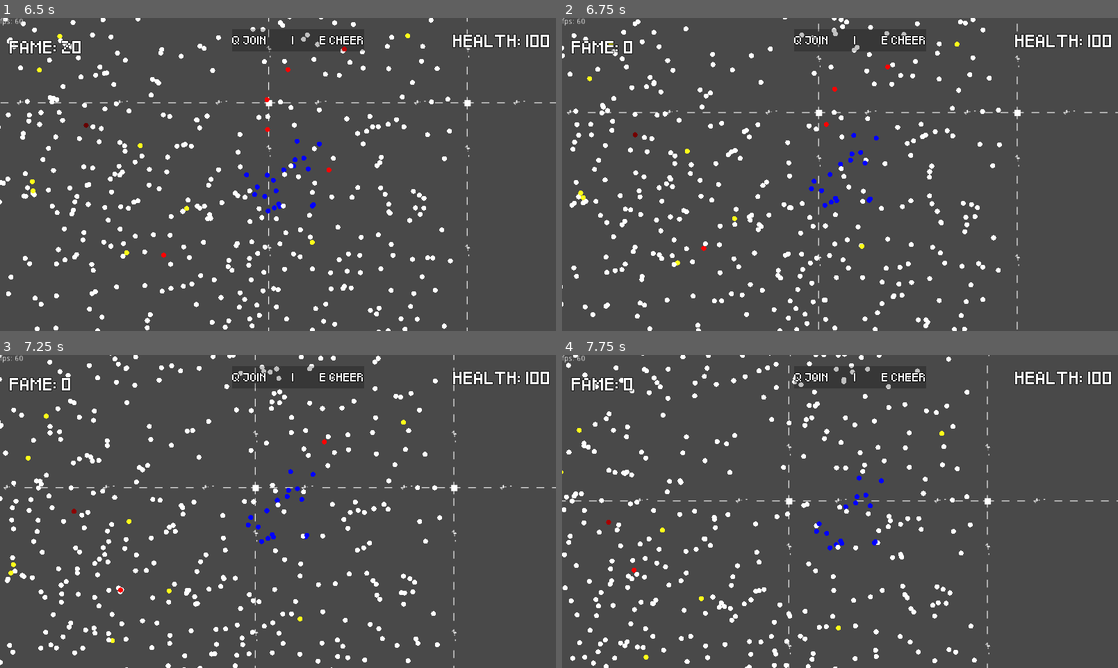
Above: before the commit, frames 1-4 (two rows, left to right).
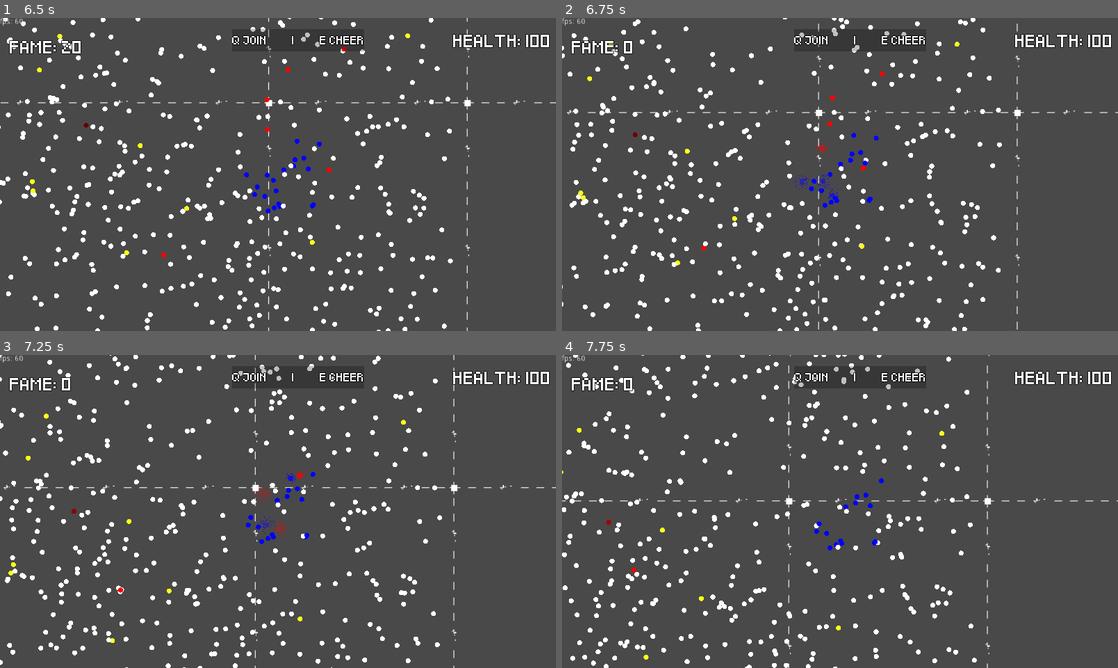
Above: after the commit, the same moments.

Repository: EliasVincent/perestroika
Game: Godot game, scene res://scenes/tests/Main.tscn
The game is run twice, just before and just after one commit, with the same random seed, the same clock (stepped at 60 frames per second) and the same inputs.
Inputs:
- Up to frame 1 (6.5 s): hold D (right) 0.53-1.28 s; tap E (cheer) every 1.5 s from 0.6 to 5.1 s; hold S (down) 1.28-2.03 s; tap Q (join) every 1.5 s from 1.35 to 5.85 s; hold D (right) 2.03-2.78 s; hold W (up) 2.78-3.53 s; hold A (left) 3.53-5.03 s; hold S (down) 5.03-5.78 s; hold D (right) from 5.78 s (still down)
- Up to frame 2 (6.75 s): release D (right) at 6.53 s; hold W (up) from 6.53 s (still down); tap E (cheer) at 6.6 s
- Up to frame 3 (7.25 s): keep holding W (up)
- Up to frame 4 (7.75 s): release W (up) at 7.28 s; hold D (right) from 7.28 s (still down); tap Q (join) at 7.35 s

Frame 1 is identical in both runs. In frame 2, 0.2% of the frame differs, in the area x 41-59%, y 14-58%; in frame 3, 0.1%; in frame 4, less than 0.1%.

Commit message:
battle deaths now display animation

Diff:
--- /dev/null
+++ b/scenes/effects/DefenderDeathParticles.tscn
@@ -0,0 +1,22 @@
+[gd_scene load_steps=2 format=2]
+
+[sub_resource type="Gradient" id=1]
+offsets = PoolRealArray( 0, 0.669492, 1 )
+colors = PoolColorArray( 0.0693359, 0, 1, 1, 0.116211, 0, 1, 1, 1, 1, 1, 0 )
+
+[node name="DefenderDeathParticles" type="CPUParticles2D"]
+scale = Vector2( 8, 8 )
+emitting = false
+amount = 60
+one_shot = true
+speed_scale = 1.5
+explosiveness = 1.0
+randomness = 1.0
+emission_shape = 2
+emission_rect_extents = Vector2( 5, 5 )
+direction = Vector2( 0, 0 )
+spread = 180.0
+gravity = Vector2( 0, 0 )
+initial_velocity = 40.0
+initial_velocity_random = 0.3
+color_ramp = SubResource( 1 )
--- a/scenes/tests/Person.tscn
+++ b/scenes/tests/Person.tscn
@@ -1,9 +1,52 @@
-[gd_scene load_steps=6 format=2]
+[gd_scene load_steps=8 format=2]
 
 [ext_resource path="res://sprites/placeholders/person_placeholder.png" type="Texture" id=1]
 [ext_resource path="res://scenes/tests/PersonBehaviour.gd" type="Script" id=2]
 [ext_resource path="res://sounds/UnitTurnsEvil.wav" type="AudioStream" id=3]
 [ext_resource path="res://scenes/effects/PersonDeathParticles.tscn" type="PackedScene" id=4]
+[ext_resource path="res://scenes/effects/DefenderDeathParticles.tscn" type="PackedScene" id=5]
+
+[sub_resource type="Animation" id=2]
+resource_name = "DefenderDeath"
+length = 0.5
+tracks/0/type = "value"
+tracks/0/path = NodePath("Sprite:self_modulate")
+tracks/0/interp = 1
+tracks/0/loop_wrap = true
+tracks/0/imported = false
+tracks/0/enabled = true
+tracks/0/keys = {
+"times": PoolRealArray( 0, 0.3 ),
+"transitions": PoolRealArray( 1, 1 ),
+"update": 0,
+"values": [ Color( 1, 1, 1, 1 ), Color( 1, 1, 1, 0 ) ]
+}
+tracks/1/type = "method"
+tracks/1/path = NodePath(".")
+tracks/1/interp = 1
+tracks/1/loop_wrap = true
+tracks/1/imported = false
+tracks/1/enabled = true
+tracks/1/keys = {
+"times": PoolRealArray( 0.4 ),
+"transitions": PoolRealArray( 1 ),
+"values": [ {
+"args": [  ],
+"method": "queue_free"
+} ]
+}
+tracks/2/type = "value"
+tracks/2/path = NodePath("DefenderDeathParticles:emitting")
+tracks/2/interp = 1
+tracks/2/loop_wrap = true
+tracks/2/imported = false
+tracks/2/enabled = true
+tracks/2/keys = {
+"times": PoolRealArray( 0 ),
+"transitions": PoolRealArray( 1 ),
+"update": 1,
+"values": [ true ]
+}
 
 [sub_resource type="Animation" id=1]
 resource_name = "PersonDeath"
@@ -67,6 +110,9 @@
 volume_db = -11.7
 
 [node name="AnimationPlayer" type="AnimationPlayer" parent="."]
+anims/DefenderDeath = SubResource( 2 )
 anims/PersonDeath = SubResource( 1 )
 
 [node name="PersonDeathParticles" parent="." instance=ExtResource( 4 )]
+
+[node name="DefenderDeathParticles" parent="." instance=ExtResource( 5 )]
--- a/scenes/tests/PersonBehaviour.gd
+++ b/scenes/tests/PersonBehaviour.gd
@@ -128,3 +128,6 @@
 
 func person_death():
 	$AnimationPlayer.play("PersonDeath")
+
+func defender_death():
+	$AnimationPlayer.play("DefenderDeath")
--- a/scenes/tests/PlayerBehaviour.gd
+++ b/scenes/tests/PlayerBehaviour.gd
@@ -92,7 +92,8 @@
 			#Delete defending unit
 			for enemy in get_tree().get_nodes_in_group("enemy"):
 				if enemy.currentState == enemy.State.DEFEND:
-					enemy.queue_free()
+					enemy.currentState = enemy.State.DYING
+					enemy.defender_death()
 					enemyCount-=1
 					break
 				elif enemy.currentState == enemy.State.LOYALDEFEND:
@@ -102,7 +103,8 @@
 		else:
 			#Delete enemy in range
 			for enemy in enemyList:
-				enemy.queue_free()
+				enemy.currentState = enemy.State.DYING
+				enemy.person_death()
 				enemyCount-=1
 				break
 
